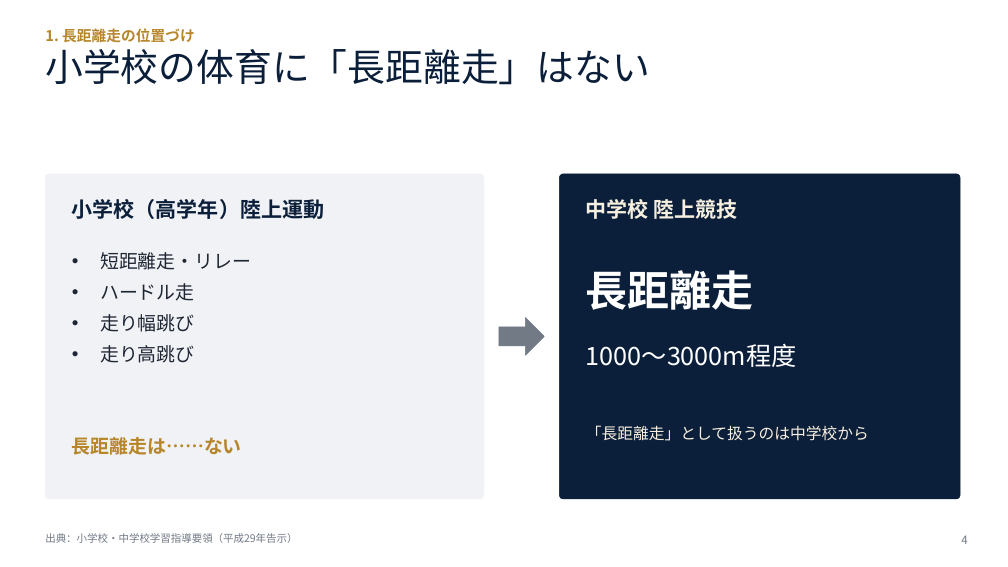
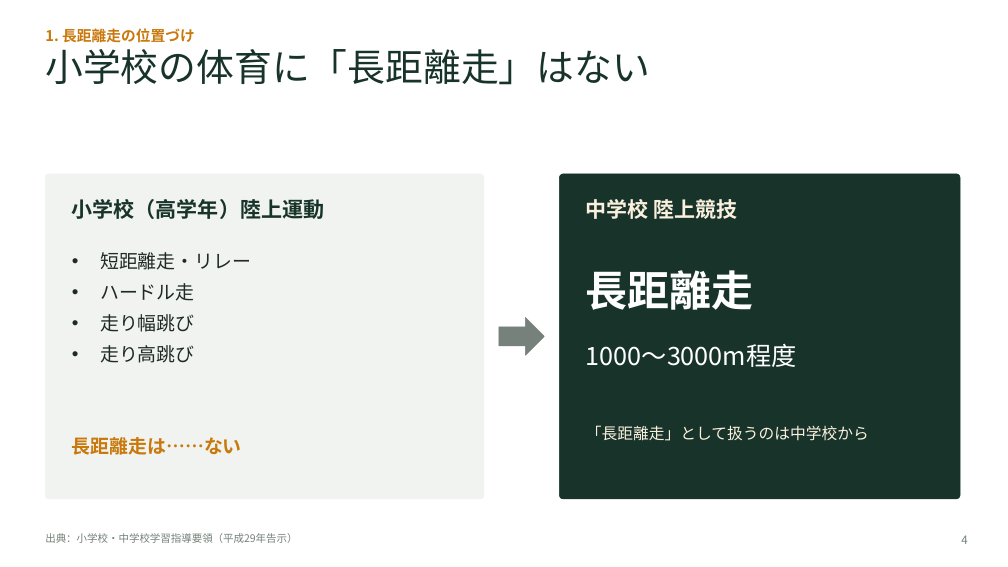
Before and after one commit to yokotaka21-cmyk/slide-longrun, a slide deck: slide 4 of マラソン大会に向けて_講義スライド.pptx. Drawn at 1008x567 pixels with LibreOffice and Linux fonts; fonts in the diff are those of the drawing. Boxes give left, top, right and bottom in pixels: in the first picture for what was removed or moved away, otherwise in the second. Text is boxed around its words. In the diff, an @@ line names an element or a change of style, - is before the commit and + after.

```diff
--- a/マラソン大会に向けて_講義スライド.pptx
+++ b/マラソン大会に向けて_講義スライド.pptx
@@ text "1. 長距離走の位置づけ" at <box>45,28,195,43</box>: text colour #B7862B to #C9790C @@
@@ title "小学校の体育に「長距離走」はない" at <box>45,49,650,85</box>: text colour #0B1F3A to #17332A @@
@@ rounded rectangle at <box>45,174,484,499</box>: fill #F0F2F5 to #F0F3F0; outline #F0F2F5 0.5 pt to #F0F3F0 0.5 pt @@
@@ rounded rectangle at <box>560,174,960,499</box>: fill #0B1F3A to #17332A; outline #0B1F3A 0.5 pt to #17332A 0.5 pt @@
@@ text "小学校（高学年）陸上運動" at <box>72,199,324,219</box>: text colour #0B1F3A to #17332A @@
@@ text "中学校 陸上競技" at <box>586,199,738,219</box>: text colour #F7EFDF to #FBF0DE @@
@@ text "長距離走は……ない" at <box>72,437,242,455</box>: text colour #B7862B to #C9790C @@
@@ text "「長距離走」として扱うのは中学校から" at <box>586,425,869,441</box>: text colour #F7EFDF to #FBF0DE @@
```
Also in this commit, not shown: 31 other slides changed, 3 other files.
